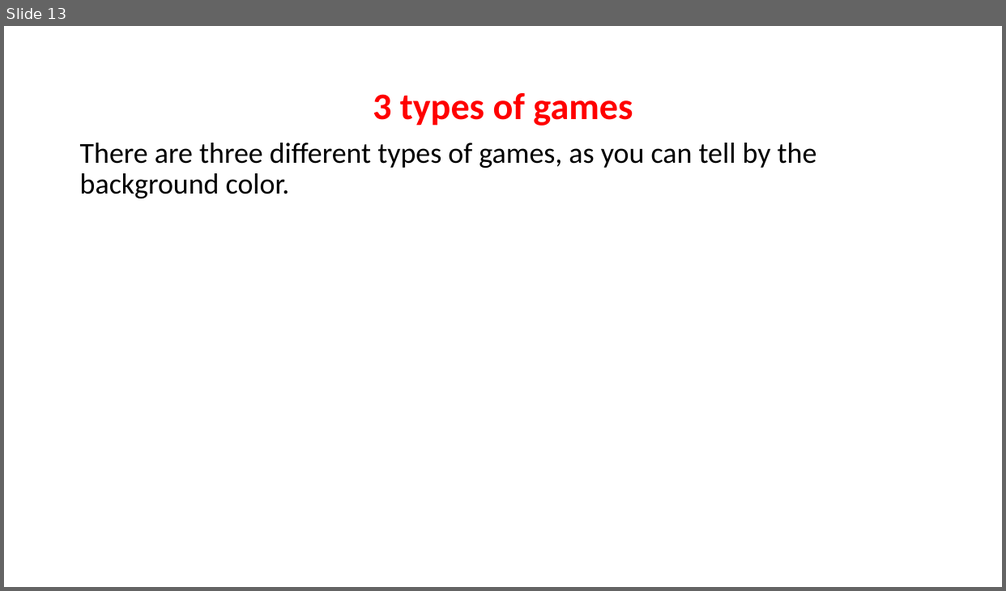
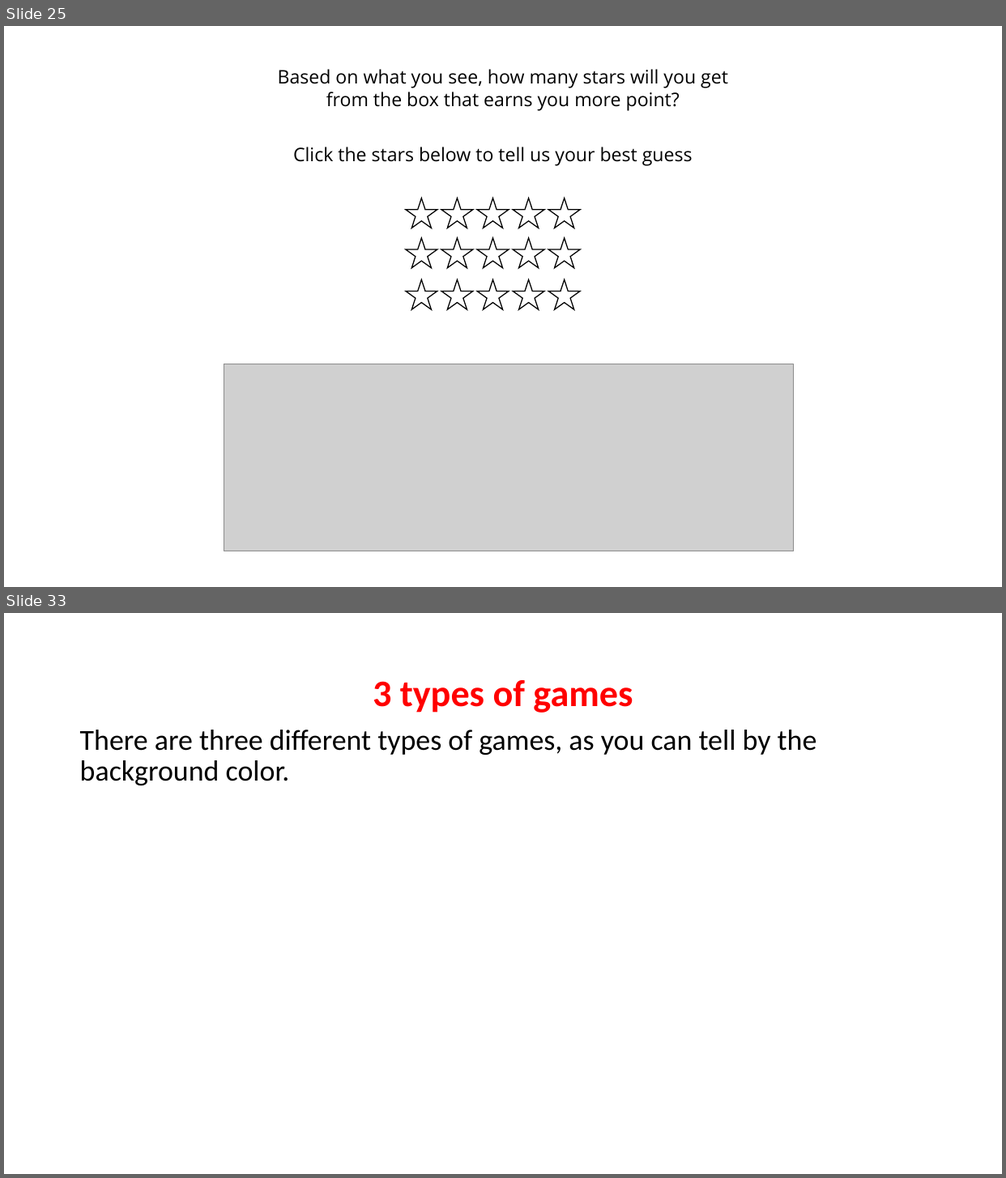
Before and after one commit to LillianXu2019/LUX-RL, a slide deck: images/task_instructions_lux.pptx. Shown one above the other, each under a label of ours: slide 13 before the commit, slides 25 and 33 after it; the slides between them are not shown. The pictures are 1006x591 and 1006x1178 pixels, drawn with LibreOffice and Linux fonts; fonts in the diff are those of the drawing; grey boxes stand for pictures. Boxes give left, top, right and bottom in pixels: in the first picture for what was removed or moved away, otherwise in the second. Text is boxed around its words. In the diff, an @@ line names an element or a change of style, - is before the commit and + after.

```diff
--- a/images/task_instructions_lux.pptx
+++ b/images/task_instructions_lux.pptx
@@ slide 25 added at [4,26,1002,587], background #FFFFFF @@
@@ text added at [278,69,728,111], 18 pt, text #000000 @@
+Based on what you see, how many stars will you get from the box that earns you more point?
@@ text added at [293,147,692,166], 18 pt, text #000000 @@
+Click the stars below to tell us your best guess
@@ group added at [406,199,580,310]: 15 stars @@
@@ picture added at [224,365,794,552] @@
@@ what was slide 13 is now slide 33 @@
```
Also in this commit, not shown: 6 slides changed, 15 other slides added, 1 slide removed, 29 other files.
